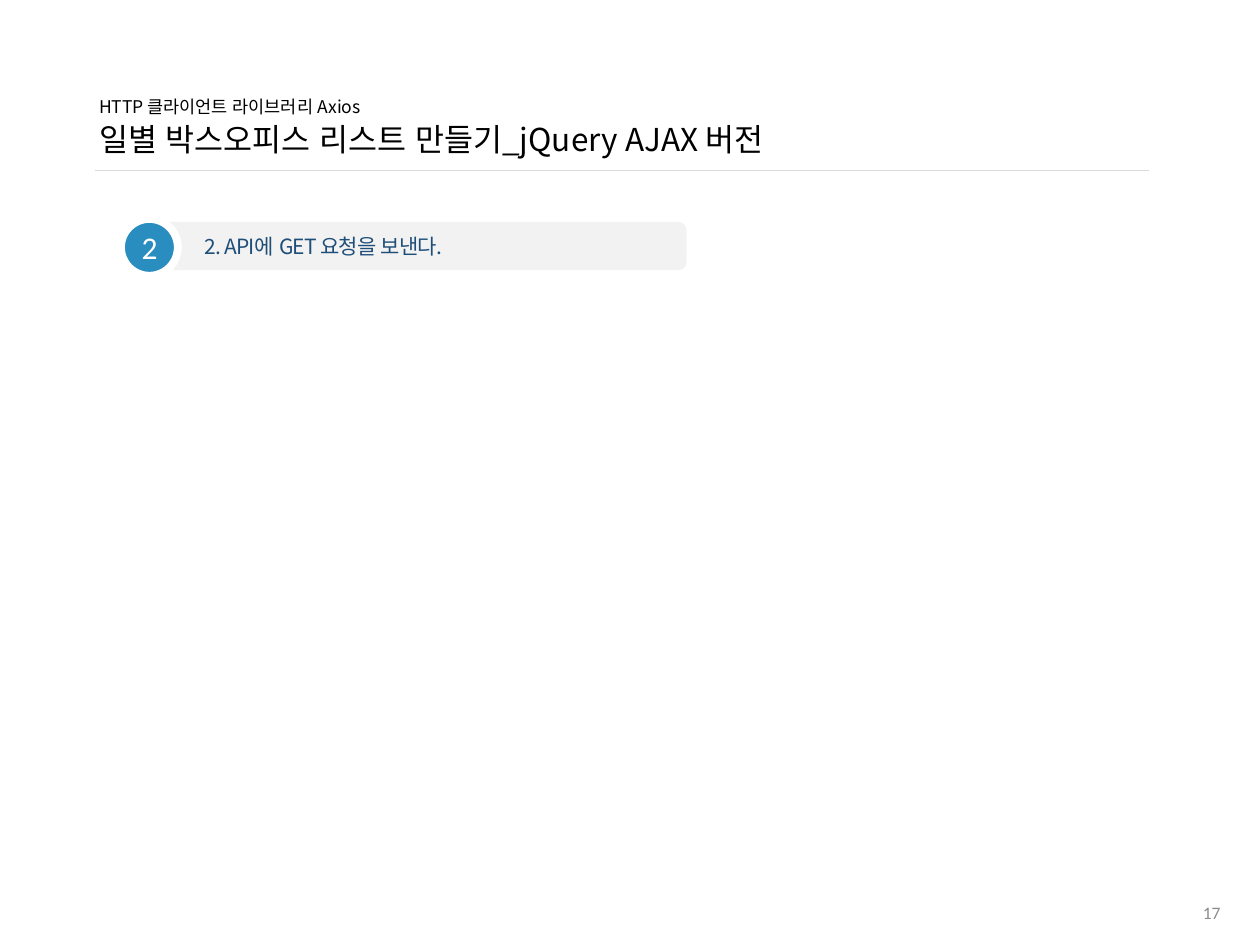
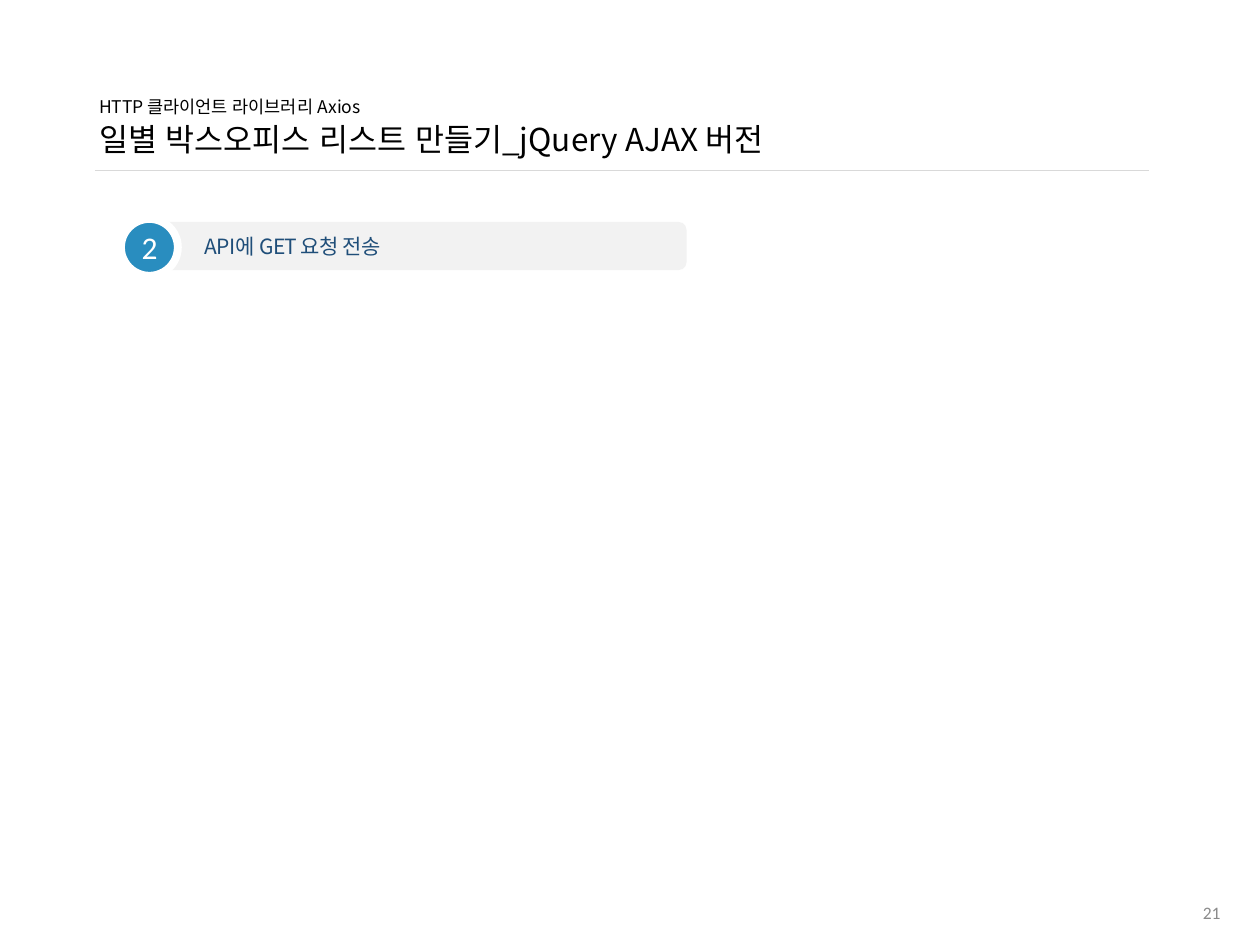
Before and after one commit to ddowon/vueStudy, a slide deck: slide 22 of 01.참고자료/191104_HTTP 클라이언트 라이브러리 Axios.pptx (slide 18 before the commit). Drawn at 1260x945 pixels with LibreOffice and Linux fonts; fonts in the diff are those of the drawing; background and template pictures are left out. Boxes give left, top, right and bottom in pixels: in the first picture for what was removed or moved away, otherwise in the second. Text is boxed around its words. In the diff, an @@ line names an element or a change of style, - is before the commit and + after.

Commit message:
11월 4일 11차 Axios 스터디 자료 업데이트

```diff
--- a/01.참고자료/191104_HTTP 클라이언트 라이브러리 Axios.pptx
+++ b/01.참고자료/191104_HTTP 클라이언트 라이브러리 Axios.pptx
@@ text in rounded rectangle at <box>205,236,381,256</box>: text changed @@
-2. API에 GET 요청을 보낸다.
+API에 GET 요청 전송
@@ page number at <box>1203,908,1221,919</box>: text changed @@
-17
+21
```
Also in this commit, not shown: 8 other slides changed, 5 slides added.
